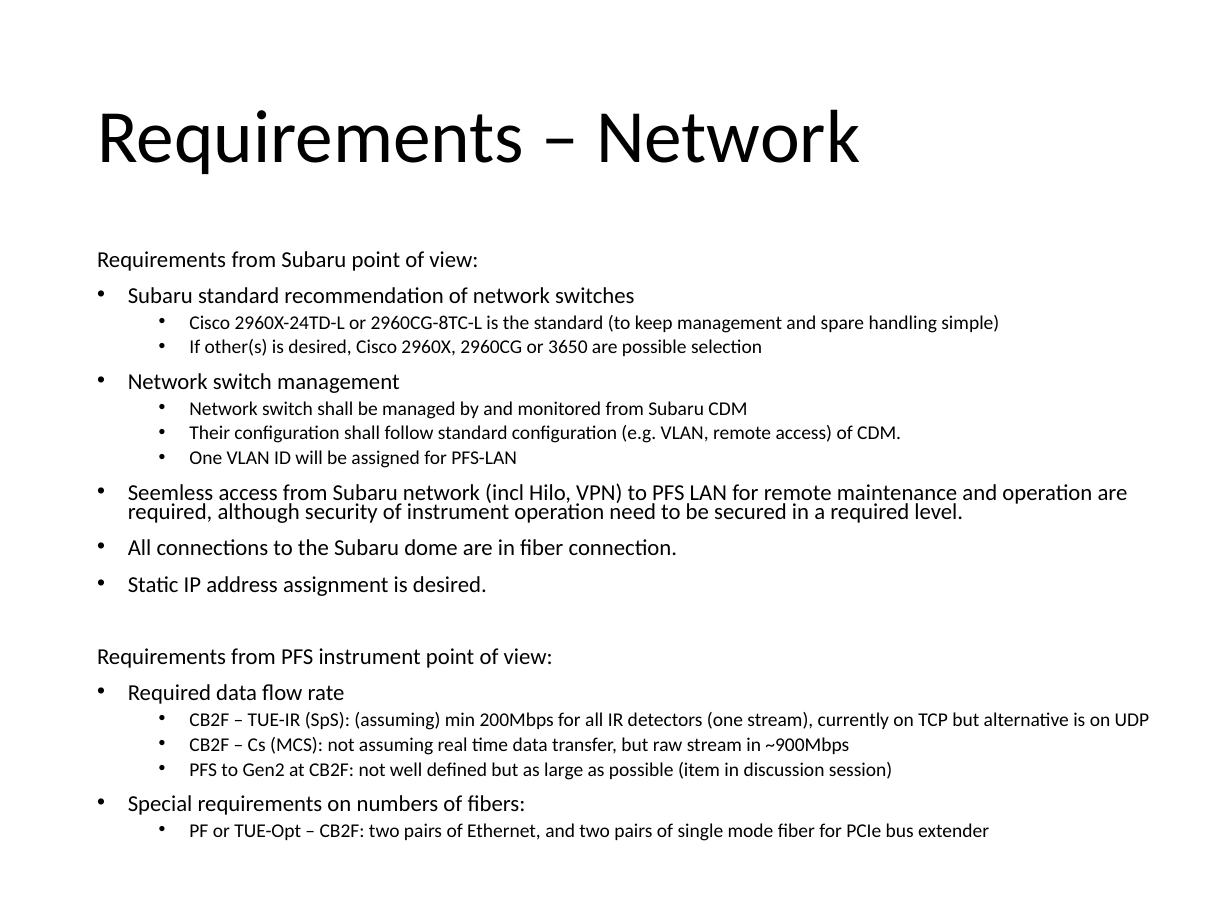
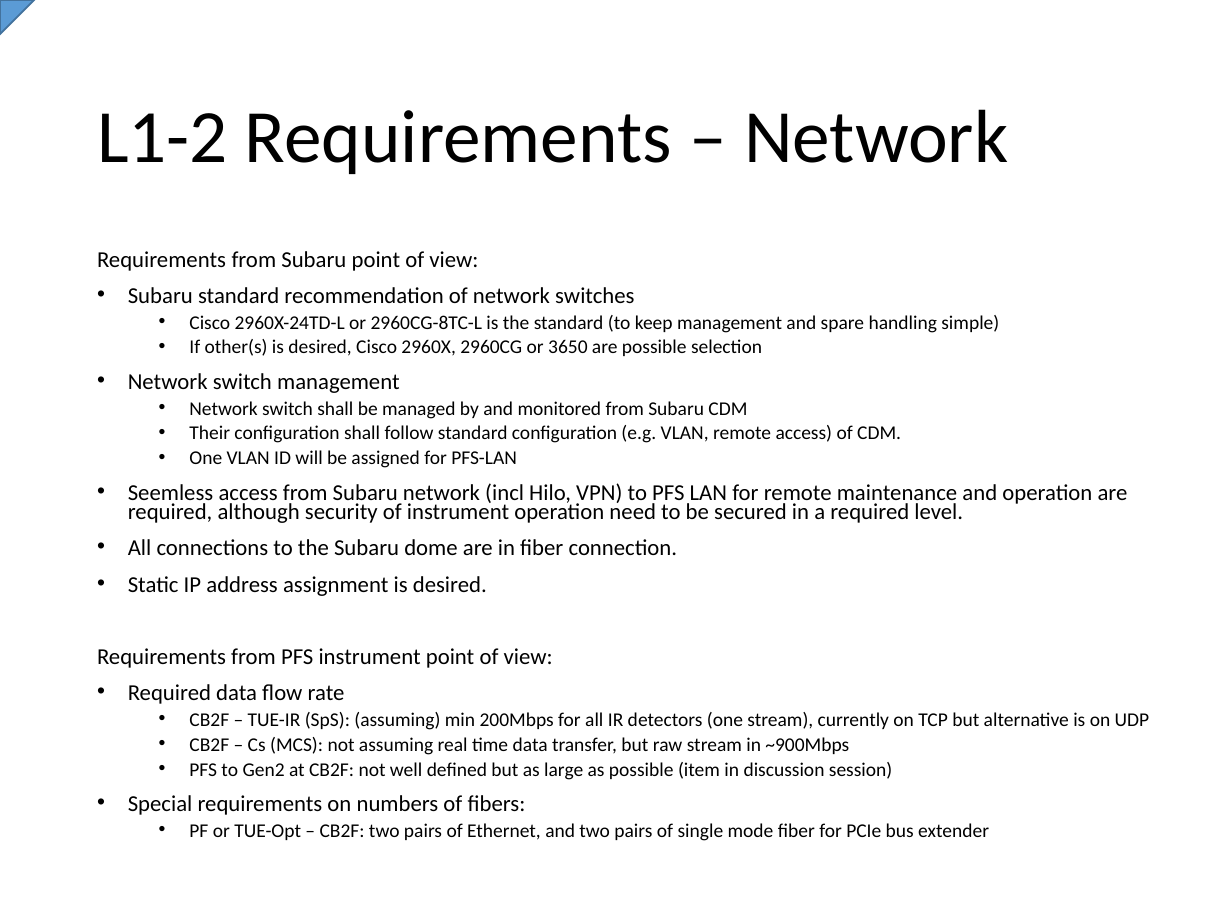
Before and after one commit to Subaru-PFS/ics_doc, a slide deck: slide 9 of SSN-00029.pptx (slide 8 before the commit). Drawn at 1232x924 pixels with LibreOffice and Linux fonts; fonts in the diff are those of the drawing. Boxes give left, top, right and bottom in pixels: in the first picture for what was removed or moved away, otherwise in the second. Text is boxed around its words. In the diff, an @@ line names an element or a change of style, - is before the commit and + after.

Commit message:
1st draft for network part and link over fiber @telescope part

```diff
--- a/SSN-00029.pptx
+++ b/SSN-00029.pptx
@@ freeform shape added at box(0, 0, 34, 34), fill #5B9BD5, outline #43739E 1 pt @@
@@ title at box(97, 109, 1008, 174): text changed @@
-Requirements – Network
+L1-2 Requirements – Network
```
Also in this commit, not shown: 16 other slides changed, 59 slides added, 4 slides removed.
